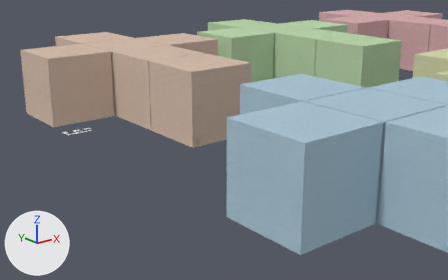
What one commit did to the Blender file blender_models/Box.blend.
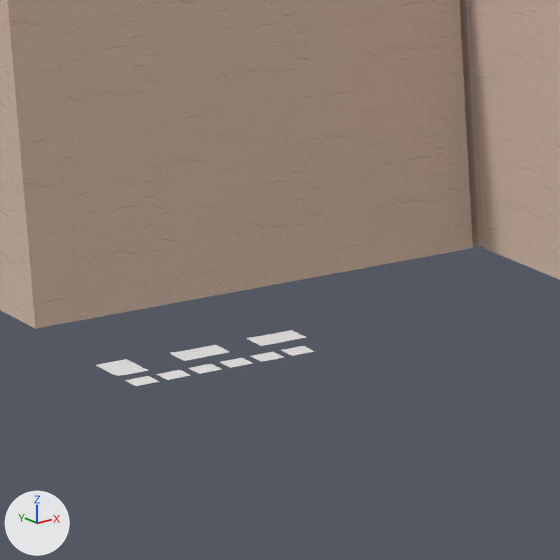
There are two pictures of each version: one from a 50 mm lens placed at (-29.99, -40.67, 15.08), pointed at (1.93, -0.77, -0.88), one close up on the part from 11% to 28% of the width and 29% to 57% of the height. Lighting does not change. The marker at lower left points along +X, +Y and +Z.

The first close-up shows 'InstructionBridge', 'InstructionHexagon1', 'InstructionHexagon2', 'InstructionHexagon3', 'InstructionHexagon4', 'InstructionHexagon5', 'InstructionHexagon6', 'InstructionKnobs', 'InstructionPlates', 'Room1'.
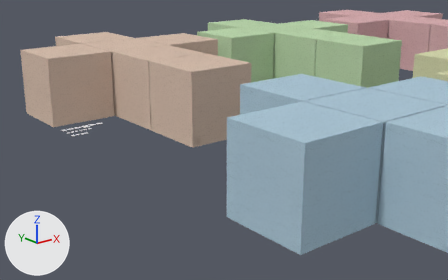
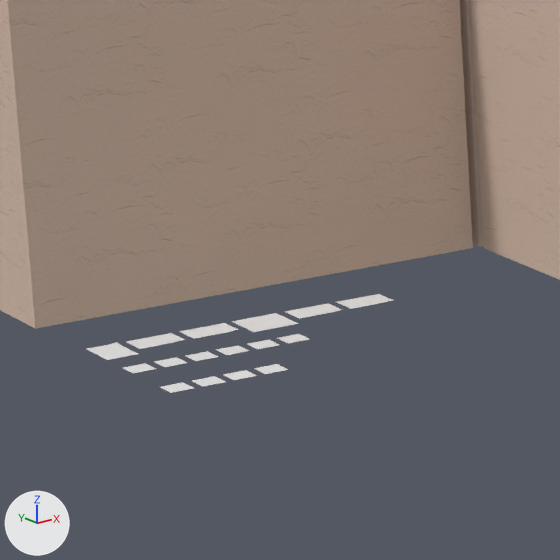
The change, as a list of edits to the scene's bpy script:
```text
Change me_plane_007:
    where me_plane_007.from_pydata(...)  # 10 vertices, 4 faces; spans x -0.2..0.2, y -0.3..0.3, z 0.0..0.012
    used by ob_instructionplates; parent = ob_instructions; location = (-9.0, 7.0, 0.0)
    me_plane_007 part 1: the whole mesh is turned 180 degrees about the z axis through its middle, then moved by (0.204, -0.293, 0.0)
Change me_plane_010:
    where me_plane_010.from_pydata(...)  # 10 vertices, 4 faces; spans x -0.3..0.3, y -0.2..0.2, z 0.0..0.012
    used by ob_instructionbridge; parent = ob_instructions; location = (-8.0, 7.0, 0.0)
    me_plane_010 part 2: the whole mesh is turned 180 degrees about the z axis through its middle, then moved by (0.306, -0.204, 0.0)
Change me_plane_011:
    where me_plane_011.from_pydata(...)  # 10 vertices, 4 faces; spans x -0.3..0.3, y -0.2..0.2, z 0.0..0.012
    used by ob_instructionknobs; parent = ob_instructions; location = (-7.0, 7.0, 0.0)
    me_plane_011 part 3: the whole mesh is turned 180 degrees about the z axis through its middle, then moved by (0.307, -0.204, 0.0)
Add me_plane_022:
    me_plane_022.from_pydata([(0.0, -0.3, 0.0), (0.3, -0.3, 0.0), (0.0, 0.0, 0.0), (0.3, 0.0, 0.0)], [], [(0, 1, 3, 2)])
    me_plane_022.materials.append(mat_instructionpatterngrid)  # its picture is missing
Add me_plane_021:
    me_plane_021.from_pydata([(0.0, -0.3, 0.0), (0.3, -0.3, 0.0), (0.0, 0.0, 0.0), (0.3, 0.0, 0.0)], [], [(0, 1, 3, 2)])
    me_plane_021.materials.append(mat_instructionpatterngrid)  # its picture is missing
Add me_plane_020:
    me_plane_020.from_pydata([(0.0, -0.3, 0.0), (0.3, -0.3, 0.0), (0.0, 0.0, 0.0), (0.3, 0.0, 0.0)], [], [(0, 1, 3, 2)])
    me_plane_020.materials.append(mat_instructionpatterngrid)  # its picture is missing
Add me_plane_019:
    me_plane_019.from_pydata([(0.0, -0.3, 0.0), (0.3, -0.3, 0.0), (0.0, 0.0, 0.0), (0.3, 0.0, 0.0)], [], [(0, 1, 3, 2)])
    me_plane_019.materials.append(mat_instructionpatterngrid)  # its picture is missing
Add me_plane_018:
    me_plane_018.from_pydata([(0.606, -0.404, 0.012), (0.606, -0.004, 0.0), (0.006, -0.404, 0.0), (0.006, -0.004, 0.0), (0.443, -0.404, 0.0), (0.498, -0.404, 0.002), (0.545, -0.404, 0.006), (0.606, -0.364, 0.006), (0.606, -0.332, 0.002), (0.606, -0.296, 0.0)], [], [(9, 1, 3, 2, 4), (0, 7, 6), (7, 8, 5, 6), (8, 9, 4, 5)])
    me_plane_018.polygons.foreach_set('use_smooth', [True] * 4)
    me_plane_018.materials.append(mat_instructiontoolrack)  # its picture is missing
Add me_plane_017:
    me_plane_017.from_pydata([(0.607, -0.404, 0.012), (0.607, -0.004, 0.0), (0.007, -0.404, 0.0), (0.007, -0.004, 0.0), (0.443, -0.404, 0.0), (0.498, -0.404, 0.002), (0.545, -0.404, 0.006), (0.607, -0.364, 0.006), (0.607, -0.332, 0.002), (0.607, -0.296, 0.0)], [], [(9, 1, 3, 2, 4), (0, 7, 6), (7, 8, 5, 6), (8, 9, 4, 5)])
    me_plane_017.polygons.foreach_set('use_smooth', [True] * 4)
    me_plane_017.materials.append(mat_instructionscrewrack)  # its picture is missing
Add me_plane_015:
    me_plane_015.from_pydata([(0.0, -0.6, 0.0), (0.6, -0.6, 0.0), (0.0, 0.0, 0.0), (0.6, 0.0, 0.0)], [], [(0, 1, 3, 2)])
    me_plane_015.materials.append(mat_instructionliquid)  # its picture is missing
Change ob_instructionhexagon1:
    ob_instructionhexagon1.location: (-9.2, 6.5, 0.0) -> (-9.0, 7.0, 0.0)
Change ob_instructionplates:
    ob_instructionplates.location: (-9.0, 7.0, 0.0) -> (-9.0, 8.0, 0.0)
Change ob_instructionbridge:
    ob_instructionbridge.location: (-8.0, 7.0, 0.0) -> (-8.5, 8.0, 0.0)
Change ob_instructionknobs:
    ob_instructionknobs.location: (-7.0, 7.0, 0.0) -> (-7.8, 8.0, 0.0)
Change ob_instructionhexagon2:
    ob_instructionhexagon2.location: (-8.8, 6.5, 0.0) -> (-8.6, 7.0, 0.0)
Change ob_instructionhexagon3:
    ob_instructionhexagon3.location: (-8.4, 6.5, 0.0) -> (-8.2, 7.0, 0.0)
Change ob_instructionhexagon4:
    ob_instructionhexagon4.location: (-8.0, 6.5, 0.0) -> (-7.8, 7.0, 0.0)
Change ob_instructionhexagon5:
    ob_instructionhexagon5.location: (-7.6, 6.5, 0.0) -> (-7.4, 7.0, 0.0)
Change ob_instructionhexagon6:
    ob_instructionhexagon6.location: (-7.2, 6.5, 0.0) -> (-7.0, 7.0, 0.0)
Add ob_instructionpatterngrid4:
    ob_instructionpatterngrid4 = bpy.data.objects.new('InstructionPatternGrid4', me_plane_022)
    ob_instructionpatterngrid4.parent = ob_instructions
    ob_instructionpatterngrid4.location = (-7.8, 6.0, 0.0)
Add ob_instructionpatterngrid3:
    ob_instructionpatterngrid3 = bpy.data.objects.new('InstructionPatternGrid3', me_plane_021)
    ob_instructionpatterngrid3.parent = ob_instructions
    ob_instructionpatterngrid3.location = (-8.2, 6.0, 0.0)
Add ob_instructionpatterngrid2:
    ob_instructionpatterngrid2 = bpy.data.objects.new('InstructionPatternGrid2', me_plane_020)
    ob_instructionpatterngrid2.parent = ob_instructions
    ob_instructionpatterngrid2.location = (-8.6, 6.0, 0.0)
Add ob_instructionpatterngrid1:
    ob_instructionpatterngrid1 = bpy.data.objects.new('InstructionPatternGrid1', me_plane_019)
    ob_instructionpatterngrid1.parent = ob_instructions
    ob_instructionpatterngrid1.location = (-9.0, 6.0, 0.0)
Add ob_instructiontoolrack:
    ob_instructiontoolrack = bpy.data.objects.new('InstructionToolRack', me_plane_018)
    ob_instructiontoolrack.parent = ob_instructions
    ob_instructiontoolrack.location = (-5.7, 8.0, 0.0)
Add ob_instructionscrewrack:
    ob_instructionscrewrack = bpy.data.objects.new('InstructionScrewRack', me_plane_017)
    ob_instructionscrewrack.parent = ob_instructions
    ob_instructionscrewrack.location = (-6.4, 8.0, 0.0)
Add ob_instructionliquid:
    ob_instructionliquid = bpy.data.objects.new('InstructionLiquid', me_plane_015)
    ob_instructionliquid.parent = ob_instructions
    ob_instructionliquid.location = (-7.1, 8.0, 0.0)
```

What differs and where, as boxes [x1, y1, x2, y2] in the close-ups (560 x 560 px):
'InstructionPlates', mesh turned, moved
    before: [96, 359, 148, 376]
    after: [87, 342, 138, 360]
'InstructionBridge', mesh turned, moved
    before: [170, 345, 230, 361]
    after: [126, 333, 185, 349]
'InstructionKnobs', mesh turned, moved
    before: [247, 330, 306, 346]
    after: [179, 323, 238, 339]
'InstructionLiquid', added
    after: [231, 313, 298, 332]
'InstructionScrewRack', added
    after: [285, 303, 343, 319]
'InstructionToolRack', added
    after: [337, 294, 393, 309]
'InstructionHexagon1', moved
    before: [125, 376, 160, 386]
    after: [123, 363, 156, 373]
'InstructionHexagon2', moved
    before: [157, 370, 191, 380]
    after: [154, 357, 187, 367]
'InstructionHexagon3', moved
    before: [189, 364, 221, 374]
    after: [186, 351, 218, 361]
'InstructionHexagon4', moved
    before: [220, 358, 252, 368]
    after: [217, 345, 249, 355]
'InstructionHexagon5', moved
    before: [251, 352, 283, 362]
    after: [247, 340, 279, 349]
'InstructionHexagon6', moved
    before: [281, 346, 314, 356]
    after: [278, 334, 309, 343]
'InstructionPatternGrid1', added
    after: [160, 382, 193, 393]
'InstructionPatternGrid3', added
    after: [223, 370, 257, 380]
'InstructionPatternGrid2', added
    after: [192, 376, 225, 387]
'InstructionPatternGrid4', added
    after: [254, 364, 288, 374]
